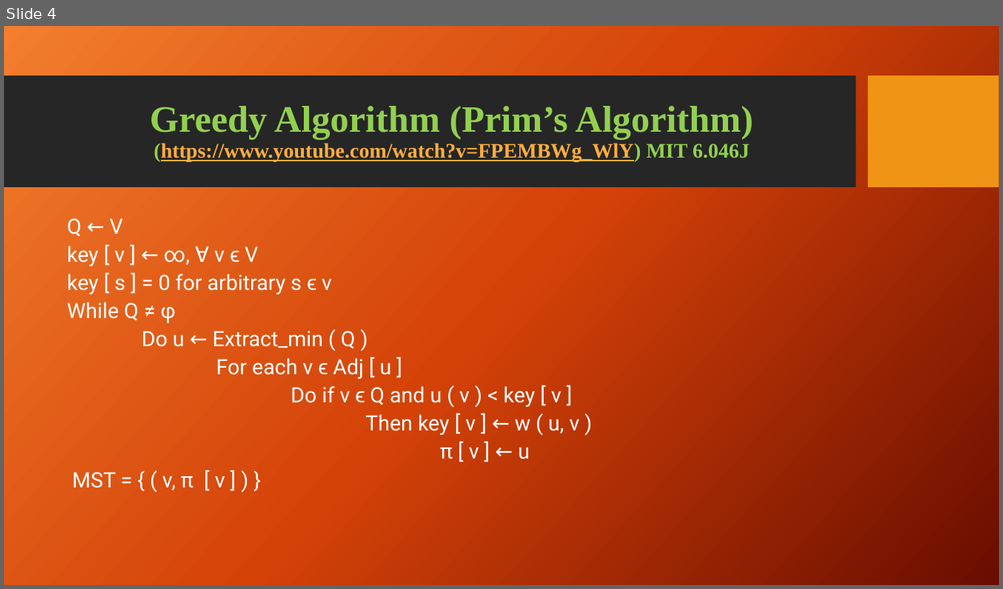
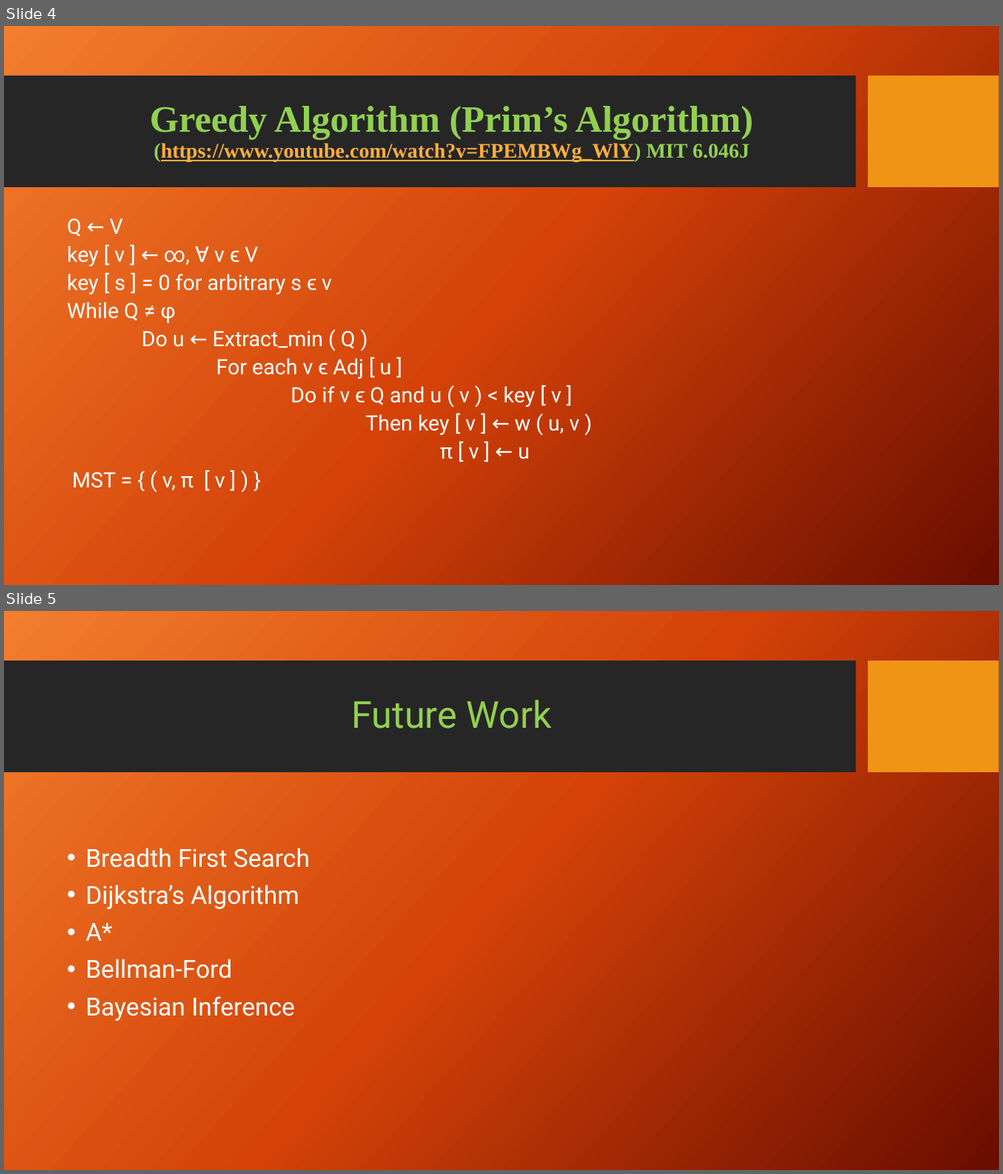
Before and after one commit to jschutkeker/AI_Cheat_Sheet, a slide deck: AI_Cheat_Sheet.pptx. Shown one above the other, each under a label of ours: slide 4 before the commit, slides 4 and 5 after it. The pictures are 1003x589 and 1003x1174 pixels, drawn with LibreOffice and Linux fonts; fonts in the diff are those of the drawing; background and template pictures are left out. Boxes give left, top, right and bottom in pixels: in the first picture for what was removed or moved away, otherwise in the second. Text is boxed around its words. In the diff, an @@ line names an element or a change of style, - is before the commit and + after.

Commit message:
First Successful Push

```diff
--- a/AI_Cheat_Sheet.pptx
+++ b/AI_Cheat_Sheet.pptx
@@ slide 5 added at (4, 611, 999, 1170), background picture (left out); not listed: 2 template elements that a slide beside it also shows @@
@@ title added at (352, 700, 552, 729), 36 pt, text #92D050 @@
+Future Work
@@ text added at (85, 848, 310, 1021), 24 pt, text #FFFFFF @@
+• Breadth First Search
+• Dijkstra’s Algorithm
+• A*
+• Bellman-Ford
+• Bayesian Inference
```
Also in this commit, not shown: 1 slide changed, 1 other file.
